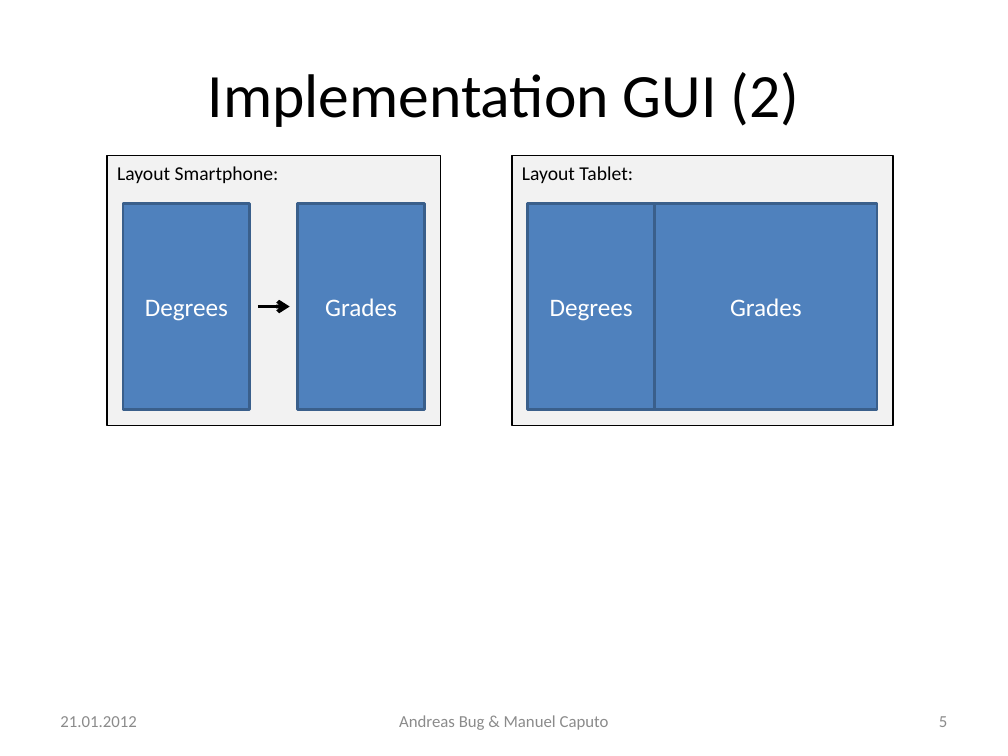
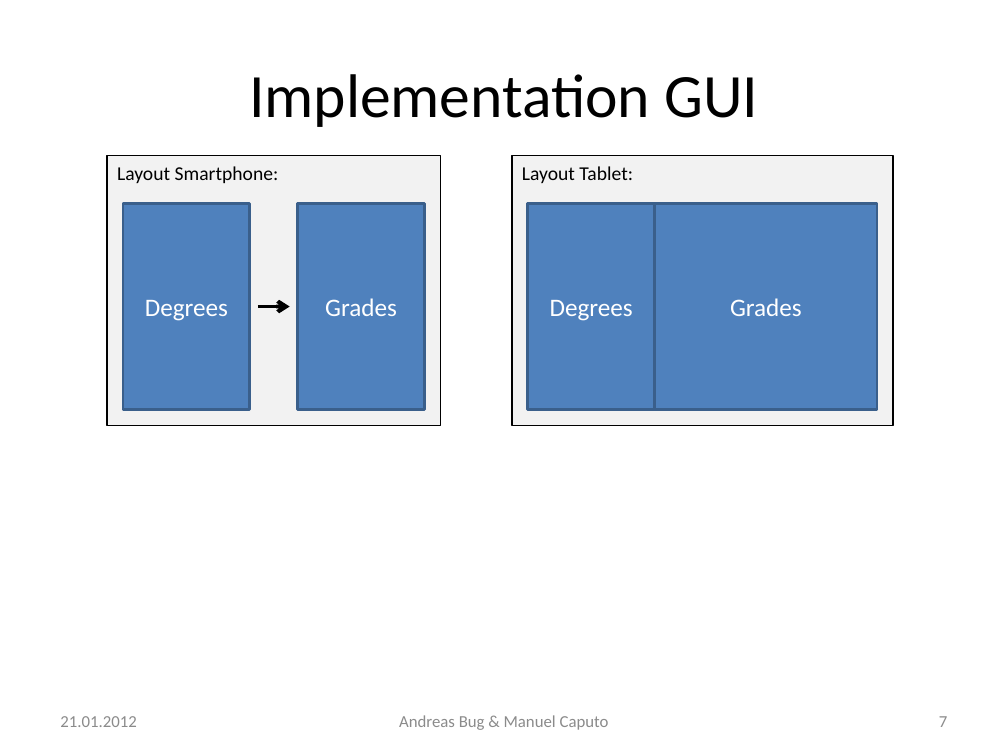
Before and after one commit to n0rf/htwg-grade-app, a slide deck: slide 7 of docs/notenapp-praesi.pptx (slide 5 before the commit). Drawn at 1008x756 pixels with LibreOffice and Linux fonts; fonts in the diff are those of the drawing. Boxes give left, top, right and bottom in pixels: in the first picture for what was removed or moved away, otherwise in the second. Text is boxed around its words. In the diff, an @@ line names an element or a change of style, - is before the commit and + after.

```diff
--- a/docs/notenapp-praesi.pptx
+++ b/docs/notenapp-praesi.pptx
@@ title at (x1=249, y1=74, x2=758, y2=127): text changed @@
-Implementation GUI (2)
+Implementation GUI
@@ page number at (x1=939, y1=716, x2=947, y2=727): text changed @@
-5
+7
```
Also in this commit, not shown: 2 other slides changed, 4 slides added, 2 other files.
